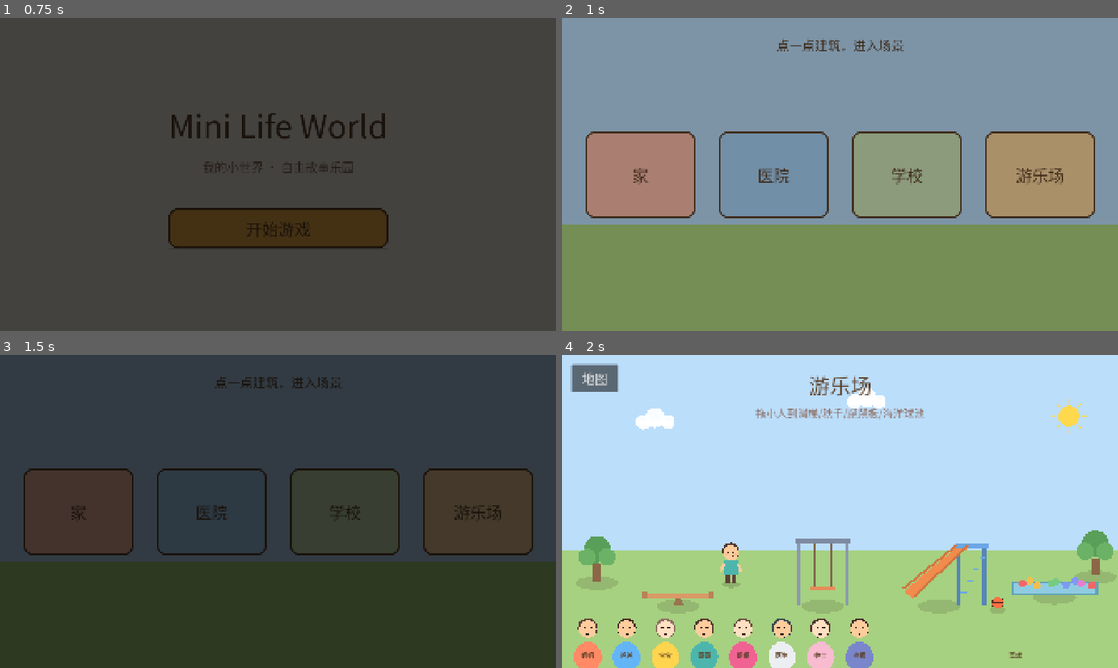
Above: before the commit, frames 1-4 (two rows, left to right).
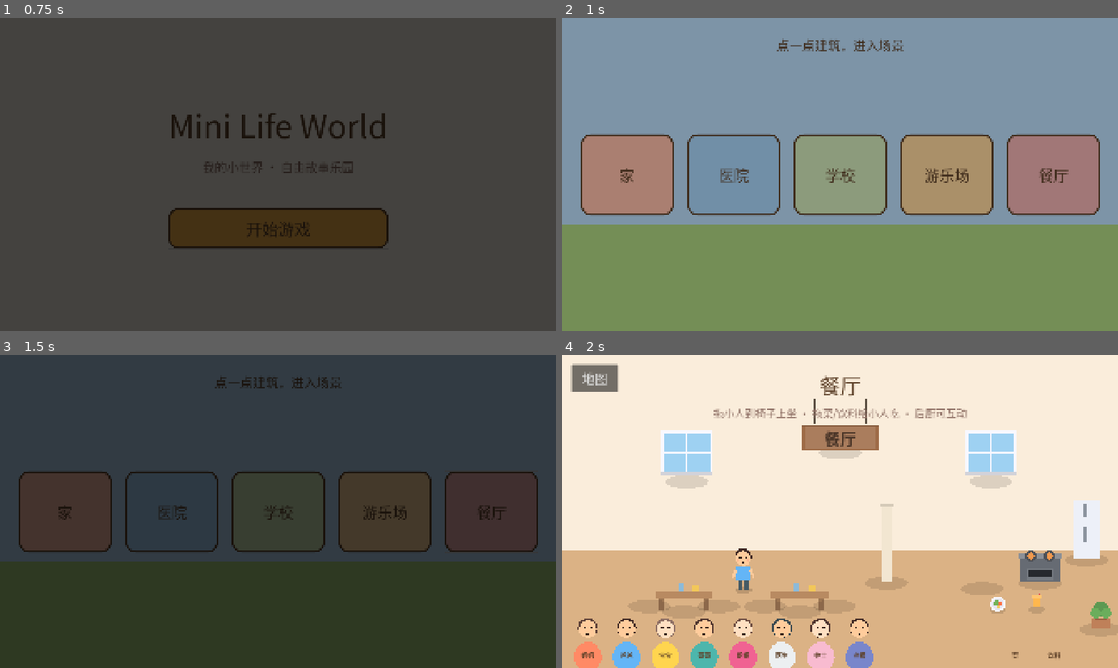
Above: after the commit, the same moments.

Repository: 675435543/MiniLifeWorld
Game: Godot game, scene res://scenes/main/main_menu.tscn
The game is run twice, just before and just after one commit, with the same random seed, the same clock (stepped at 60 frames per second) and the same inputs.
Inputs (mouse positions are in pixels of both pictures, inside the frame that each line leads up to):
- Up to frame 1 (0.75 s): click "开始游戏" at 0.5 s
- Up to frame 2 (1 s): no input
- Up to frame 3 (1.5 s): click (489, 511) at 1.25 s, where only the run after the commit has a clickable "餐厅"
- Up to frame 4 (2 s): no input

Frame 1 is identical in both runs. In frame 2, 16% of the frame differs, in the area x 3-97%, y 36-64%; in frame 3, 5.3%; in frame 4, 96%, in the area x 0-100%, y 0-100%.

Commit message:
restaurant scene: indoor dining tables/chairs + kitchen (counter/stove/fridge), dish/juice serving, signboard; world map 5th building

Diff:
--- a/data/items.json
+++ b/data/items.json
@@ -20,6 +20,10 @@
 	"seesaw": {"name": "跷跷板", "scene": "playground", "type": "furniture", "interaction": "seesaw", "zone_size": [250, 100], "z_index": -1},
 	"swing": {"name": "秋千", "scene": "playground", "type": "furniture", "interaction": "swing", "zone_size": [180, 200], "z_index": -1},
 	"ball_pit": {"name": "海洋球池", "scene": "playground", "type": "furniture", "interaction": "play", "zone_size": [300, 90], "z_index": -1},
+	"kitchen_counter": {"name": "备餐台", "scene": "restaurant", "type": "furniture", "interaction": "use", "zone_size": [260, 90], "z_index": -1},
+	"stove": {"name": "灶台", "scene": "restaurant", "type": "furniture", "interaction": "use", "zone_size": [150, 90], "z_index": -1},
+	"dish": {"name": "菜", "scene": "restaurant", "type": "item", "interaction": "eat", "zone_size": [70, 60], "color": "#FF7043"},
+	"juice": {"name": "饮料", "scene": "restaurant", "type": "item", "interaction": "drink", "zone_size": [50, 60], "color": "#FFB74D"},
 	"stethoscope": {"name": "听诊器", "scene": "hospital", "type": "item", "interaction": "examine", "zone_size": [60, 60], "color": "#90A4AE"},
 	"medicine": {"name": "药瓶", "scene": "hospital", "type": "item", "interaction": "eat", "zone_size": [50, 60], "color": "#E57373"},
 	"blackboard": {"name": "黑板", "scene": "school", "type": "furniture", "interaction": "use", "zone_size": [300, 120], "z_index": -1},
--- a/data/scenes.json
+++ b/data/scenes.json
@@ -26,5 +26,12 @@
 		"building_color": "#FFB74D",
 		"default_character": "brother",
 		"bar_items": ["basketball"]
+	},
+	"restaurant": {
+		"name": "餐厅",
+		"path": "res://scenes/restaurant/restaurant.tscn",
+		"building_color": "#E57373",
+		"default_character": "dad",
+		"bar_items": ["dish", "juice"]
 	}
 }
--- a/scenes/main/world_map.tscn
+++ b/scenes/main/world_map.tscn
@@ -59,29 +59,35 @@
 
 [node name="HBox" type="HBoxContainer" parent="Center"]
 layout_mode = 2
-theme_override_constants/separation = 80
+theme_override_constants/separation = 48
 alignment = 1
 
 [node name="HomeBtn" type="Button" parent="Center/HBox"]
-custom_minimum_size = Vector2(380, 300)
+custom_minimum_size = Vector2(320, 280)
 layout_mode = 2
-theme_override_font_sizes/font_size = 56
+theme_override_font_sizes/font_size = 52
 text = "家"
 
 [node name="HospitalBtn" type="Button" parent="Center/HBox"]
-custom_minimum_size = Vector2(380, 300)
+custom_minimum_size = Vector2(320, 280)
 layout_mode = 2
-theme_override_font_sizes/font_size = 56
+theme_override_font_sizes/font_size = 52
 text = "医院"
 
 [node name="SchoolBtn" type="Button" parent="Center/HBox"]
-custom_minimum_size = Vector2(380, 300)
+custom_minimum_size = Vector2(320, 280)
 layout_mode = 2
-theme_override_font_sizes/font_size = 56
+theme_override_font_sizes/font_size = 52
 text = "学校"
 
 [node name="PlaygroundBtn" type="Button" parent="Center/HBox"]
-custom_minimum_size = Vector2(380, 300)
+custom_minimum_size = Vector2(320, 280)
 layout_mode = 2
-theme_override_font_sizes/font_size = 56
+theme_override_font_sizes/font_size = 52
 text = "游乐场"
+
+[node name="RestaurantBtn" type="Button" parent="Center/HBox"]
+custom_minimum_size = Vector2(320, 280)
+layout_mode = 2
+theme_override_font_sizes/font_size = 52
+text = "餐厅"
--- /dev/null
+++ b/scenes/restaurant/restaurant.tscn
@@ -0,0 +1,158 @@
+[gd_scene load_steps=4 format=3]
+
+[ext_resource type="Script" path="res://scripts/scenes/scene_base.gd" id="1"]
+[ext_resource type="Script" path="res://scripts/items/prop_draw.gd" id="2"]
+[ext_resource type="Script" path="res://scripts/items/item.gd" id="3"]
+
+[node name="Restaurant" type="Control"]
+layout_mode = 3
+anchors_preset = 15
+anchor_right = 1.0
+anchor_bottom = 1.0
+grow_horizontal = 2
+grow_vertical = 2
+mouse_filter = 2
+script = ExtResource("1")
+scene_id = "restaurant"
+
+[node name="Bg" type="ColorRect" parent="."]
+layout_mode = 1
+anchors_preset = 15
+anchor_right = 1.0
+anchor_bottom = 1.0
+grow_horizontal = 2
+grow_vertical = 2
+mouse_filter = 2
+color = Color(0.98, 0.93, 0.86, 1)
+
+[node name="Floor" type="ColorRect" parent="."]
+layout_mode = 1
+anchor_top = 0.62
+anchor_right = 1.0
+anchor_bottom = 1.0
+offset_left = 0.0
+offset_top = 0.0
+offset_right = 0.0
+offset_bottom = 0.0
+grow_horizontal = 2
+grow_vertical = 2
+mouse_filter = 2
+color = Color(0.86, 0.7, 0.52, 1)
+
+[node name="Decor" type="Node2D" parent="."]
+
+[node name="Sign" type="Node2D" parent="Decor"]
+position = Vector2(960, 330)
+script = ExtResource("2")
+prop_type = "sign"
+
+[node name="Window1" type="Node2D" parent="Decor"]
+position = Vector2(430, 430)
+script = ExtResource("2")
+prop_type = "window"
+
+[node name="Window2" type="Node2D" parent="Decor"]
+position = Vector2(1480, 430)
+script = ExtResource("2")
+prop_type = "window"
+
+[node name="Divider" type="Node2D" parent="Decor"]
+position = Vector2(1120, 780)
+script = ExtResource("2")
+prop_type = "divider"
+
+[node name="Table1" type="Node2D" parent="Decor"]
+position = Vector2(420, 880)
+script = ExtResource("2")
+prop_type = "table"
+
+[node name="Table2" type="Node2D" parent="Decor"]
+position = Vector2(820, 880)
+script = ExtResource("2")
+prop_type = "table"
+
+[node name="Plant" type="Node2D" parent="Decor"]
+position = Vector2(1860, 940)
+script = ExtResource("2")
+prop_type = "plant"
+
+[node name="Items" type="Node2D" parent="."]
+
+[node name="Chair1" type="Node2D" parent="Items"]
+position = Vector2(300, 860)
+script = ExtResource("3")
+item_id = "chair"
+
+[node name="Chair2" type="Node2D" parent="Items"]
+position = Vector2(540, 860)
+script = ExtResource("3")
+item_id = "chair"
+
+[node name="Chair3" type="Node2D" parent="Items"]
+position = Vector2(700, 860)
+script = ExtResource("3")
+item_id = "chair"
+
+[node name="Chair4" type="Node2D" parent="Items"]
+position = Vector2(940, 860)
+script = ExtResource("3")
+item_id = "chair"
+
+[node name="KitchenCounter" type="Node2D" parent="Items"]
+position = Vector2(1450, 800)
+script = ExtResource("3")
+item_id = "kitchen_counter"
+
+[node name="Stove" type="Node2D" parent="Items"]
+position = Vector2(1650, 780)
+script = ExtResource("3")
+item_id = "stove"
+
+[node name="Fridge" type="Node2D" parent="Items"]
+position = Vector2(1810, 700)
+script = ExtResource("3")
+item_id = "fridge"
+
+[node name="Characters" type="Node2D" parent="."]
+y_sort_enabled = true
+
+[node name="TitleLabel" type="Label" parent="."]
+layout_mode = 1
+anchors_preset = 5
+anchor_left = 0.5
+anchor_right = 0.5
+offset_left = -400.0
+offset_top = 50.0
+offset_right = 400.0
+offset_bottom = 150.0
+grow_horizontal = 2
+mouse_filter = 2
+theme_override_colors/font_color = Color(0.364, 0.251, 0.157, 1)
+theme_override_font_sizes/font_size = 72
+horizontal_alignment = 1
+text = "餐厅"
+
+[node name="HintLabel" type="Label" parent="."]
+layout_mode = 1
+anchors_preset = 5
+anchor_left = 0.5
+anchor_right = 0.5
+offset_left = -700.0
+offset_top = 170.0
+offset_right = 700.0
+offset_bottom = 250.0
+grow_horizontal = 2
+mouse_filter = 2
+theme_override_colors/font_color = Color(0.553, 0.431, 0.388, 1)
+theme_override_font_sizes/font_size = 36
+horizontal_alignment = 1
+text = "拖小人到椅子上坐 · 拖菜/饮料给小人吃 · 后厨可互动"
+
+[node name="BackButton" type="Button" parent="."]
+layout_mode = 0
+offset_left = 32.0
+offset_top = 32.0
+offset_right = 192.0
+offset_bottom = 128.0
+theme_override_font_sizes/font_size = 44
+text = "地图"
--- a/scripts/dev/dev_capture.gd
+++ b/scripts/dev/dev_capture.gd
@@ -35,6 +35,7 @@
 		["04_hospital", "res://scenes/hospital/hospital.tscn"],
 		["05_school", "res://scenes/school/school.tscn"],
 		["06_playground", "res://scenes/playground/playground.tscn"],
+		["07_restaurant", "res://scenes/restaurant/restaurant.tscn"],
 	]
 	for c in cases:
 		var ps := load(c[1]) as PackedScene
--- a/scripts/items/item.gd
+++ b/scripts/items/item.gd
@@ -49,6 +49,10 @@
 			draw_icon_pencil(self, data)
 		"basketball":
 			draw_icon_ball(self, data)
+		"dish":
+			draw_icon_dish(self, data)
+		"juice":
+			draw_icon_juice(self, data)
 		_:
 			super._draw()
 
@@ -129,6 +133,24 @@
 	ci.draw_line(Vector2(-20, -20), Vector2(20, -20), Color(0.35, 0.2, 0.15), 2.0)
 
 
+static func draw_icon_dish(ci: CanvasItem, info: Dictionary) -> void:
+	var tint := Color(str(info.get("color", "#FF7043")))
+	_draw_icon_shadow(ci)
+	ci.draw_circle(Vector2(0, -16), 26.0, Color(0.97, 0.97, 1.0))
+	ci.draw_circle(Vector2(0, -16), 20.0, Color(0.9, 0.9, 0.95))
+	ci.draw_circle(Vector2(-6, -20), 9.0, Color(0.45, 0.7, 0.35))
+	ci.draw_circle(Vector2(8, -18), 8.0, tint)
+	ci.draw_circle(Vector2(2, -8), 6.0, Color(0.95, 0.8, 0.4))
+
+
+static func draw_icon_juice(ci: CanvasItem, info: Dictionary) -> void:
+	var tint := Color(str(info.get("color", "#FFB74D")))
+	_draw_icon_shadow(ci)
+	ci.draw_rect(Rect2(-14, -40, 28, 36), tint)
+	ci.draw_rect(Rect2(-16, -44, 32, 6), tint.lightened(0.2))
+	ci.draw_line(Vector2(6, -44), Vector2(14, -58), Color(0.9, 0.3, 0.3), 3.0)
+
+
 static func _draw_icon_shadow(ci: CanvasItem) -> void:
 	ci.draw_set_transform(Vector2(0, 4), 0.0, Vector2(0.9, 0.45))
 	ci.draw_circle(Vector2.ZERO, 30.0, Color(0.15, 0.1, 0.08, 0.15))
--- a/scripts/items/prop_draw.gd
+++ b/scripts/items/prop_draw.gd
@@ -60,6 +60,12 @@
 			_swing()
 		"ball_pit":
 			_ball_pit()
+		"sign":
+			_sign()
+		"counter":
+			_counter()
+		"stove":
+			_stove()
 		"hospital_bed":
 			_hospital_bed()
 		"cabinet":
@@ -335,3 +341,35 @@
 	var pts := [Vector2(-110, -36), Vector2(-60, -30), Vector2(-10, -38), Vector2(40, -32), Vector2(90, -36), Vector2(130, -30), Vector2(-85, -46), Vector2(5, -44), Vector2(70, -46)]
 	for i in range(pts.size()):
 		draw_circle(pts[i] + Vector2(0, -6), 13.0, ball_colors[i % 5])
+
+
+func _sign() -> void:
+	var wood := Color(0.62, 0.42, 0.28)
+	draw_line(Vector2(-90, -180), Vector2(-90, -92), Color(0.35, 0.3, 0.25), 3.0)
+	draw_line(Vector2(90, -180), Vector2(90, -92), Color(0.35, 0.3, 0.25), 3.0)
+	draw_rect(Rect2(-130, -90, 260, 90), wood)
+	draw_rect(Rect2(-120, -82, 240, 74), wood.lightened(0.12))
+	draw_rect(Rect2(-130, -90, 260, 8), wood.darkened(0.15))
+	draw_string(ThemeDB.fallback_font, Vector2(-130, -20), "餐厅", HORIZONTAL_ALIGNMENT_CENTER, 260, 56, Color(0.28, 0.2, 0.15))
+
+
+func _counter() -> void:
+	var steel := Color(0.72, 0.76, 0.8)
+	draw_rect(Rect2(-130, -90, 260, 90), steel.darkened(0.12))
+	draw_rect(Rect2(-136, -96, 272, 12), steel.lightened(0.2))
+	draw_rect(Rect2(-40, -94, 56, 30), steel.darkened(0.3))
+	draw_arc(Vector2(18, -74), 26.0, -PI * 0.5, PI * 0.5, 12, steel.darkened(0.35), 4.0)
+	draw_circle(Vector2(-80, -60), 22.0, Color(0.3, 0.3, 0.33))
+	draw_circle(Vector2(-80, -60), 16.0, Color(0.45, 0.45, 0.5))
+
+
+func _stove() -> void:
+	var body := Color(0.4, 0.42, 0.45)
+	draw_rect(Rect2(-70, -90, 140, 90), body)
+	draw_rect(Rect2(-76, -96, 152, 14), body.lightened(0.25))
+	draw_circle(Vector2(-32, -88), 20.0, body.darkened(0.25))
+	draw_circle(Vector2(32, -88), 20.0, body.darkened(0.25))
+	draw_circle(Vector2(-32, -88), 12.0, Color(0.95, 0.6, 0.3))
+	draw_circle(Vector2(32, -88), 12.0, Color(0.95, 0.6, 0.3))
+	draw_rect(Rect2(-46, -46, 92, 40), body.lightened(0.1))
+	draw_rect(Rect2(-38, -38, 76, 24), Color(0.15, 0.16, 0.18))
--- a/scripts/ui/item_button.gd
+++ b/scripts/ui/item_button.gd
@@ -35,5 +35,9 @@
 			Item.draw_icon_pencil(self, _data)
 		"basketball":
 			Item.draw_icon_ball(self, _data)
+		"dish":
+			Item.draw_icon_dish(self, _data)
+		"juice":
+			Item.draw_icon_juice(self, _data)
 	draw_set_transform(Vector2.ZERO, 0.0, Vector2.ONE)
 	draw_string(ThemeDB.fallback_font, Vector2(0, size.y - 8), str(_data.get("name", item_id)), HORIZONTAL_ALIGNMENT_CENTER, size.x, 22, Color(0.364, 0.251, 0.157))
--- a/scripts/ui/world_map.gd
+++ b/scripts/ui/world_map.gd
@@ -6,6 +6,7 @@
 	["Center/HBox/HospitalBtn", "hospital"],
 	["Center/HBox/SchoolBtn", "school"],
 	["Center/HBox/PlaygroundBtn", "playground"],
+	["Center/HBox/RestaurantBtn", "restaurant"],
 ]
 
 
--- a/tests/smoke_test.gd
+++ b/tests/smoke_test.gd
@@ -49,6 +49,7 @@
 		"res://scenes/hospital/hospital.tscn",
 		"res://scenes/school/school.tscn",
 		"res://scenes/playground/playground.tscn",
+		"res://scenes/restaurant/restaurant.tscn",
 		"res://scenes/characters/character.tscn",
 	]
 	var ok := true
--- a/tests/ui_probe_runner.gd
+++ b/tests/ui_probe_runner.gd
@@ -298,6 +298,51 @@
 	else:
 		print("UI_PROBE: 海洋球池 OK")
 
+	# ---- 餐厅 ----
+	pg.queue_free()
+	await _frames(2)
+	var rest: Control = load("res://scenes/restaurant/restaurant.tscn").instantiate()
+	add_child(rest)
+	await _frames(2)
+	var rchars: Node = rest.get_node("Characters")
+	var rc: Node2D = rchars.get_child(0)
+	var chair1: Node2D = rest.get_node("Items/Chair1")
+	_press(to_window * rc.position)
+	await _frames(2)
+	_move(to_window * chair1.zone_rect().get_center())
+	await _frames(2)
+	_release(to_window * chair1.zone_rect().get_center())
+	await _frames(2)
+	if rc.state != ST_SIT:
+		_fail("餐厅椅子未坐下 state=" + str(rc.state))
+	else:
+		print("UI_PROBE: 餐厅坐下 OK")
+
+	var rbar: Node = rest.get_node("ItemBar")
+	var dish_btn: Control = rbar.get_child(0)
+	_press(to_window * dish_btn.get_global_rect().get_center())
+	await _frames(2)
+	_move(to_window * (rc.position + Vector2(0, -10)))
+	await _frames(2)
+	_release(to_window * (rc.position + Vector2(0, -10)))
+	await _frames(2)
+	if rc.state != ST_EAT:
+		_fail("餐厅菜未触发吃 state=" + str(rc.state))
+	else:
+		print("UI_PROBE: 餐厅上菜 OK")
+
+	var juice_btn: Control = rbar.get_child(1)
+	_press(to_window * juice_btn.get_global_rect().get_center())
+	await _frames(2)
+	_move(to_window * (rc.position + Vector2(0, -10)))
+	await _frames(2)
+	_release(to_window * (rc.position + Vector2(0, -10)))
+	await _frames(2)
+	if rc.state != ST_EAT:
+		_fail("饮料未触发喝 state=" + str(rc.state))
+	else:
+		print("UI_PROBE: 饮料 OK")
+
 	print("UI_PROBE: " + ("PASS" if _ok else "FAIL"))
 	get_tree().quit(0 if _ok else 1)
 
